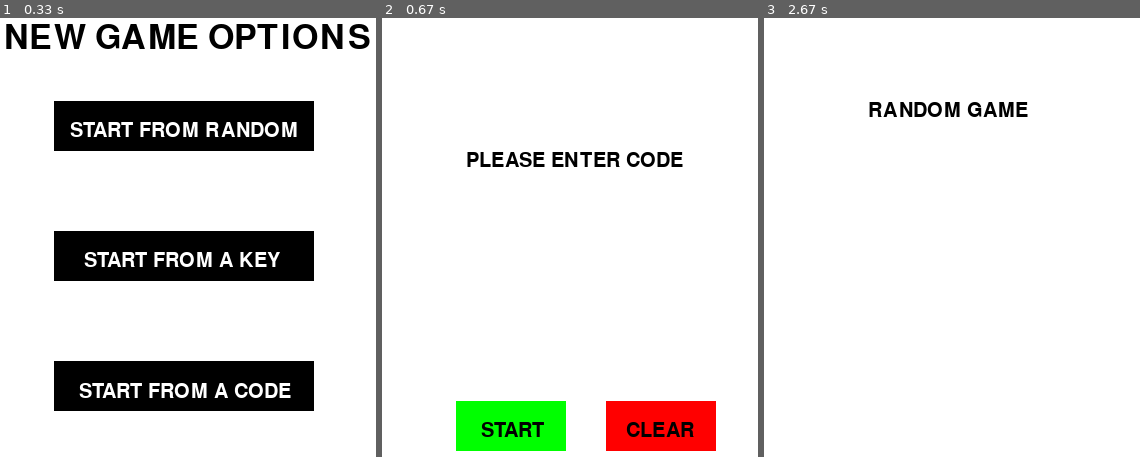
Above: before the commit, frames 1-3 (left to right).
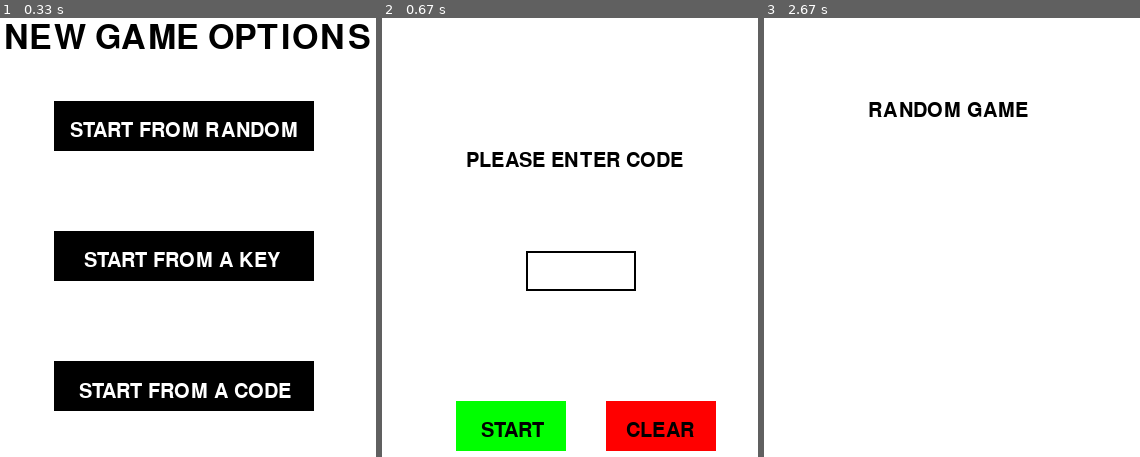
Above: after the commit, the same moments.

Repository: mucsci-students/2023sp-420-PyGame
Game: pygame game, started from newgame.py
The game is run twice, just before and just after one commit, with the same random seed, the same clock (stepped at 60 frames per second) and the same inputs.
Inputs:
- Up to frame 1 (0.33 s): no input
- Up to frame 2 (0.67 s): click "START FROM A CODE" at 0.38 s
- Up to frame 3 (2.67 s): hold Backspace 0.67-1.13 s; tap Esc at 2.17 s; click "START FROM RANDOM" at 2.55 s

Frame 1 is identical in both runs. In frame 2, 0.4% of the frame differs, in the area x 38-68%, y 53-63%; in frame 3, nothing differs.

Commit message:
Update newgame.py

Diff:
--- a/newgame.py
+++ b/newgame.py
@@ -11,7 +11,7 @@
 pygame.display.set_caption('New Game')
 font_title = pygame.font.SysFont(None, 50)
 font = pygame.font.SysFont(None, 30)
-user_text = ''
+
 
 # function that writes text onto the screen and buttons
 def draw_text(text, font, color, surface, x, y):
@@ -24,13 +24,14 @@
 click = False
 
 # main function
-def load_menu():
+def load_game():
     while True:
 
         screen.fill(('white'))
         draw_text('NEW GAME OPTIONS', font_title, ('black'), screen, 100, 70)
 
         mx, my = pygame.mouse.get_pos()
+        active = False
 
         #creating buttons
         random = pygame.Rect(150, 150, 260, 50)
@@ -84,8 +85,12 @@
             if event.type == QUIT:
                 pygame.quit()
                 sys.exit()
+            if event.type == pygame.MOUSEBUTTONDOWN:
+              if input.collidepoint(event.pos):
+                active = True
             if event.type == KEYDOWN:
-                if event.key == K_ESCAPE:
+                if active == True:
+                  if event.key == K_ESCAPE:
                     running = False
 
         pygame.display.update()
@@ -133,6 +138,7 @@
     running = True
     while running:
         screen.fill('white')
+        user_text = ''
         draw_text('PLEASE ENTER CODE', font, ('black'), screen, 180, 200)
 
         mx, my = pygame.mouse.get_pos()
@@ -140,6 +146,8 @@
         #creating buttons
         save = pygame.Rect(170, 450, 110, 50)
         clear = pygame.Rect(320, 450, 110, 50)
+        input = pygame.Rect(240,300,110,40)
+
 
         if save.collidepoint((mx, my)):
           if click:
@@ -147,6 +155,7 @@
         if clear.collidepoint((mx, my)):
           if click:
             exist_screen()
+
         pygame.draw.rect(screen, ('green'), save)
         pygame.draw.rect(screen, ('red'), clear)
 
@@ -154,15 +163,30 @@
         draw_text('START', font, ('black'), screen, 195, 470)
         draw_text('CLEAR', font, ('black'), screen, 340, 470)
 
+
         for event in pygame.event.get():
             if event.type == QUIT:
                 pygame.quit()
                 sys.exit()
+
             if event.type == KEYDOWN:
+                if event.key == K_BACKSPACE:
+                    user_text = user_text[:-1]
+                else:
+                    user_text += event.unicode
+
                 if event.key == K_ESCAPE:
                     running = False
+
+        # draws rectangle input with a border
+        pygame.draw.rect(screen,('black'), input, 2)
+
+        text_surface = font.render(user_text,True,(0,0,0))
+        screen.blit(text_surface,(input.x + 5,input.y + 5))
+
+        input.w = max(150,text_surface.get_width() + 10)
 
         pygame.display.update()
         clock.tick(60)
 
-load_menu()
+load_game()
